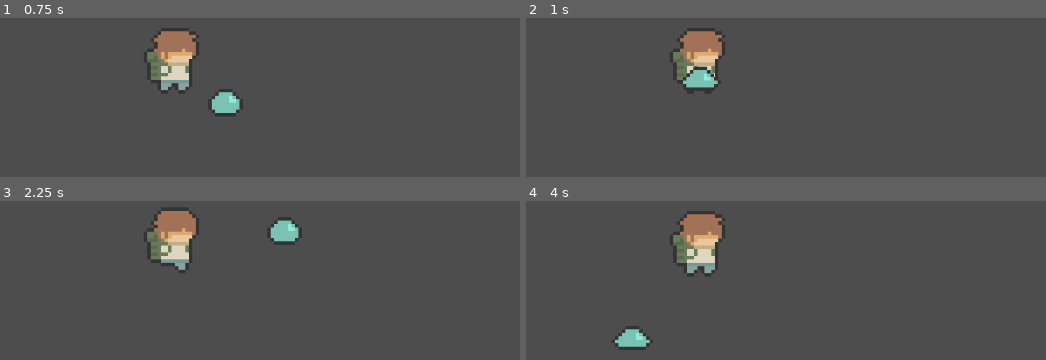
Above: before the commit, frames 1-4 (two rows, left to right).
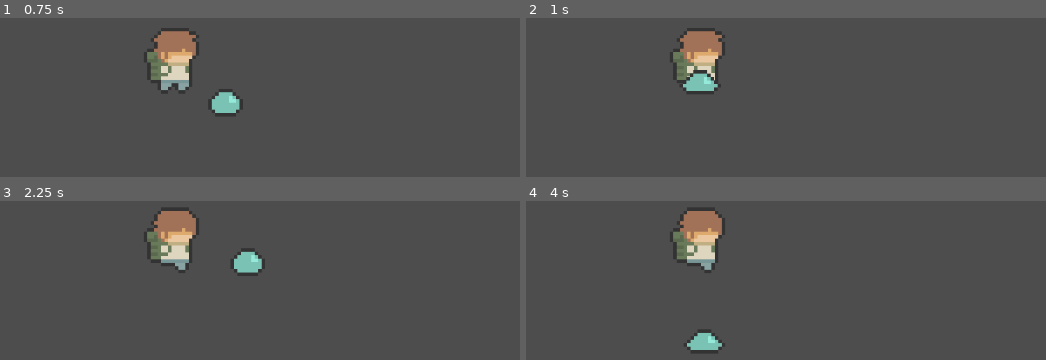
Above: after the commit, the same moments.

Repository: j6nca/schmove
Game: Godot game, scene res://scenes/test_scene.tscn
Two runs of this game, one before a commit and one after it. Both use one fixed random seed, a clock stepped at 60 frames per second and the inputs below.
Inputs (mouse positions are in pixels of both pictures, inside the frame that each line leads up to):
- Up to frame 1 (0.75 s): tap Enter (ui_accept) at 0.5 s; move the mouse to (348, 40) at 0.52 s; hold D (move_right) from 0.53 s (still down); click (348, 40) at 0.6 s
- Up to frame 2 (1 s): keep holding D (move_right); tap Enter (ui_accept) at 0.77 s
- Up to frame 3 (2.25 s): move the mouse to (10, 267) at 1.27 s; click (10, 267) at 1.35 s; tap Enter (ui_accept) at 1.52 s; move the mouse to (outside the picture) at 2.02 s; release D (move_right) at 2.03 s; hold A (move_left) from 2.03 s (still down); click (outside the picture) at 2.1 s
- Up to frame 4 (4 s): move the mouse to (656, 334) at 2.77 s; release A (move_left) at 2.78 s; hold D (move_right) from 2.78 s (still down); click (656, 334) at 2.85 s; tap Enter (ui_accept) at 3.02, 3.77 s; move the mouse to (936, 312) at 3.52 s; click (936, 312) at 3.6 s

Frame 1 is identical in both runs. In frame 2, 0.6% of the frame differs, in the area x 29-38%, y 30-48%; in frame 3, 1.7%; in frame 4, 3.1%, in the area x 16-39%, y 4-96%.

Commit message:
adjust hitboxes, modify test scene for testing satchel jumps

Diff:
--- a/scenes/player.tscn
+++ b/scenes/player.tscn
@@ -60,7 +60,7 @@
 }
 
 [sub_resource type="RectangleShape2D" id="RectangleShape2D_xlsbx"]
-size = Vector2(10, 13.5)
+size = Vector2(10, 14.5)
 
 [sub_resource type="AnimationNodeAnimation" id="AnimationNodeAnimation_egss1"]
 animation = &"idle"
@@ -114,7 +114,7 @@
 texture = ExtResource("1_h74lq")
 hframes = 4
 vframes = 2
-frame = 3
+frame = 1
 
 [node name="AnimationPlayer" type="AnimationPlayer" parent="."]
 libraries = {
@@ -122,7 +122,7 @@
 }
 
 [node name="CollisionShape2D" type="CollisionShape2D" parent="."]
-position = Vector2(0, 0.25)
+position = Vector2(0, 0.75)
 shape = SubResource("RectangleShape2D_xlsbx")
 
 [node name="AnimationTree" type="AnimationTree" parent="."]
--- a/scenes/test_scene.tscn
+++ b/scenes/test_scene.tscn
@@ -5,10 +5,10 @@
 [sub_resource type="CanvasItemMaterial" id="CanvasItemMaterial_askkj"]
 
 [sub_resource type="RectangleShape2D" id="RectangleShape2D_1t5fi"]
-size = Vector2(549, 20)
+size = Vector2(852, 20)
 
 [sub_resource type="RectangleShape2D" id="RectangleShape2D_swnse"]
-size = Vector2(20, 222.75)
+size = Vector2(20, 53.8125)
 
 [node name="World" type="Node2D"]
 
@@ -18,7 +18,7 @@
 
 [node name="CollisionShape2D" type="CollisionShape2D" parent="Floor"]
 material = SubResource("CanvasItemMaterial_askkj")
-position = Vector2(0, 55)
+position = Vector2(10, 55)
 shape = SubResource("RectangleShape2D_1t5fi")
 
 [node name="Wall" type="StaticBody2D" parent="."]
@@ -27,12 +27,12 @@
 
 [node name="CollisionShape2D" type="CollisionShape2D" parent="Wall"]
 material = SubResource("CanvasItemMaterial_askkj")
-position = Vector2(-264, -68.375)
+position = Vector2(-128, 15.9063)
 shape = SubResource("RectangleShape2D_swnse")
 
 [node name="CollisionShape2D2" type="CollisionShape2D" parent="Wall"]
 material = SubResource("CanvasItemMaterial_askkj")
-position = Vector2(264, -70.75)
+position = Vector2(133, 17)
 shape = SubResource("RectangleShape2D_swnse")
 
 [node name="Player" parent="." instance=ExtResource("1_aww8d")]
